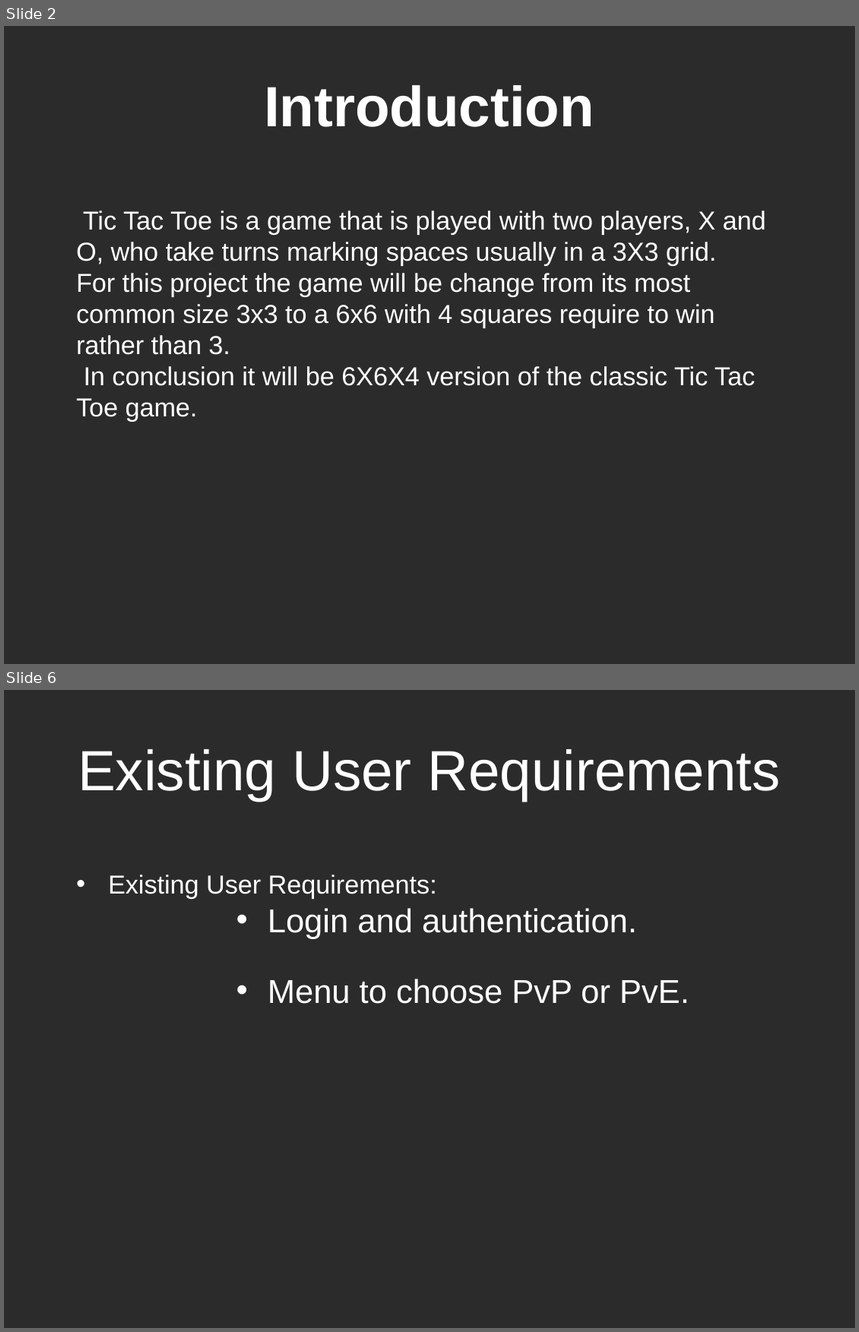
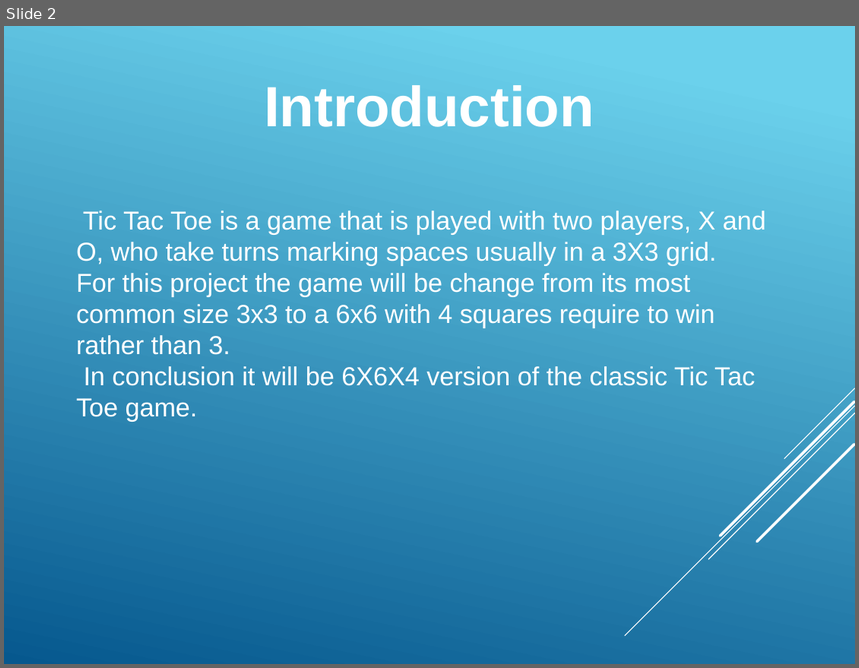
Before and after one commit to Amatarasu/A-Team, a slide deck: Power Point Presentation-bk.pptx. Shown one above the other, each under a label of ours: slides 2 and 6 before the commit, slide 2 after it; the slides between them are not shown. The pictures are 859x1332 and 859x668 pixels, drawn with LibreOffice and Linux fonts; fonts in the diff are those of the drawing; background and template pictures are left out; a plain dark background stands for a picture behind light text. Boxes give left, top, right and bottom in pixels: in the first picture for what was removed or moved away, otherwise in the second. Text is boxed around its words. In the diff, an @@ line names an element or a change of style, - is before the commit and + after.

```diff
--- a/Power Point Presentation-bk.pptx
+++ b/Power Point Presentation-bk.pptx
@@ slide 6 removed at (4, 690, 855, 1328), background picture (left out) @@
@@ text removed at (78, 749, 781, 801) @@
-Existing User Requirements
@@ text removed at (108, 875, 690, 1004) @@
-• Existing User Requirements:
-          • Login and authentication.
-          • Menu to choose PvP or PvE.
@@ slide 2 changed as well @@
@@ background picture (left out) to gradient #6ED2EB to #06588E @@
@@ group added at (626, 389, 855, 636): 5 lines @@
```
Also in this commit, not shown: 2 other slides changed, 10 slides added, 5 other slides removed, 5 other files.
